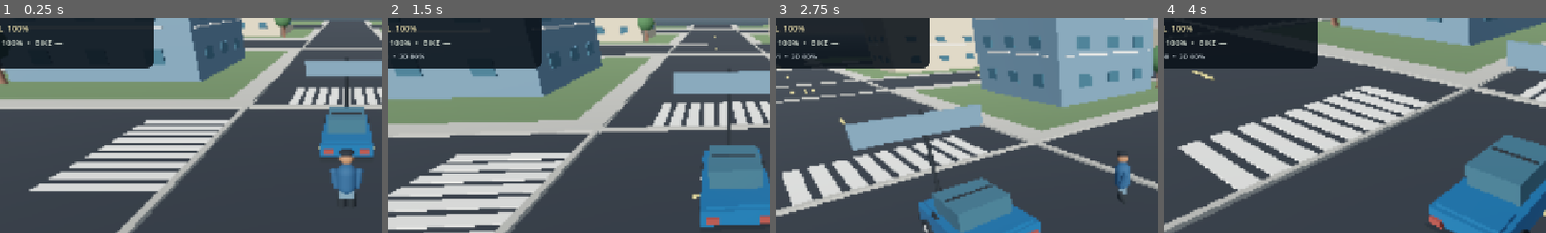
Above: before the commit, frames 1-4 (left to right).
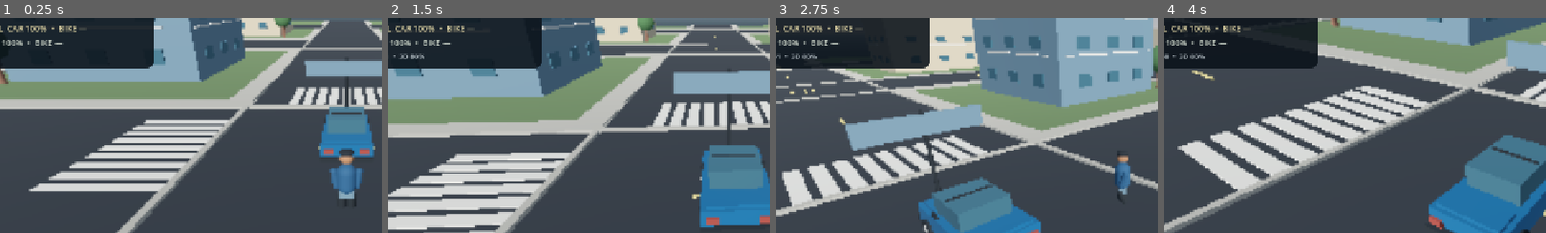
Above: after the commit, the same moments.

Repository: g82202773-coder/-blue-orbit-731
Game: Godot game, scene res://scenes/main.tscn
Same seed, same stepped clock (60 frames per second), same inputs: the game is played once before the commit and once after it.
Inputs (mouse positions are % of the whole screen's width and height, from its top left):
- Up to frame 1 (0.25 s): no input
- Up to frame 2 (1.5 s): move the mouse to (72, 45) at 0.52 s; hold D (move_right) 0.53-1.25 s; tap E (interact) at 0.6 s; click (72, 45) at 0.67 s; drag from (30, 55) to (45, 70) at 1.27 s
- Up to frame 3 (2.75 s): move the mouse to (60, 28) at 2.02 s; hold D (move_right) from 2.03 s (still down); tap E (interact) at 2.1 s
- Up to frame 4 (4 s): release D (move_right) at 2.75 s; drag from (45, 70) to (20, 35) at 2.77 s; move the mouse to (80, 65) at 3.52 s; hold A (move_left) from 3.53 s (still down); tap E (interact) at 3.6 s
The pictures show only the part of the screen within x 5-55%, y 18-68%; the shares and areas given below are measured in that part.

The runs differ from the first frame. In frame 1, 0.4% of the frame differs, in the area x 2-23%, y 3-7%; in frame 2, 0.4%; in frame 3, 0.4%; in frame 4, 0.4%.

Commit message:
Use separate vehicle tanks in driving refuelling and HUD

Diff:
--- a/scripts/main.gd
+++ b/scripts/main.gd
@@ -1464,9 +1464,9 @@
     var keyboard_throttle := float(Input.is_action_pressed("move_forward")) - float(Input.is_action_pressed("move_back"))
     var throttle := throttle_touch if absf(throttle_touch) > 0.01 else keyboard_throttle
     var bike_mode := active_vehicle_kind == "motorbike"
-    if GameState.fuel_percent <= 0.0:
+    if GameState.vehicle_fuel(active_vehicle_kind) <= 0.0:
         if not fuel_empty_notified:
-            _show_toast("Fuel empty. Open PHONE and refuel for ₹300.")
+            _show_toast("Fuel empty. Visit the F marker and refuel this vehicle.")
             fuel_empty_notified = true
         throttle = minf(throttle, 0.0)
         car_speed = move_toward(car_speed, 0.0, 18.0 * delta)
@@ -1504,7 +1504,7 @@
     GameState.set_player_position(player.global_position)
     GameState.set_vehicle_state(active_vehicle_kind, active_vehicle.global_position, active_vehicle.rotation.y, true)
     if absf(car_speed) > 0.5:
-        GameState.consume_fuel(delta * (0.08 + absf(car_speed) * 0.004))
+        GameState.consume_fuel(delta * (0.08 + absf(car_speed) * 0.004), active_vehicle_kind)
         GameState.consume_energy(delta * 0.0025)
         GameState.consume_vehicle_condition(active_vehicle_kind, delta * (0.004 + absf(car_speed) * 0.0002))
         _update_fuel_hud()
@@ -1768,7 +1768,8 @@
     if minf(car_distance, bike_distance) > 8.0:
         _show_toast("Park your car or motorbike beside a fuel pump first.")
         return
-    if GameState.refuel_vehicle():
+    var vehicle_kind: String = "motorbike" if bike_distance < car_distance else "car"
+    if GameState.refuel_vehicle(vehicle_kind):
         fuel_empty_notified = false
         _update_fuel_hud()
         _refresh_ui()
@@ -1868,7 +1869,8 @@
         bank_info.text = "Wallet: ₹%d\nBank: ₹%d\nOutstanding loan: ₹%d\nDaily interest: 2%%\nNet worth: ₹%d\n\nRECENT TRANSACTIONS\n%s" % [GameState.wallet, GameState.bank_balance, GameState.loan_balance, GameState.net_worth(), recent]
     if is_instance_valid(phone_info):
         var phone_bike_condition: String = "%d%%" % int(round(GameState.bike_condition_percent)) if GameState.bike_owned else "NOT OWNED"
-        phone_info.text = "Day %d  •  %s\nWallet ₹%d  •  Bank ₹%d\nLoan: ₹%d\nPlayer Level: %d  •  XP: %d / %d\nFuel: %d%%  •  Car: %d%%\nBike: %s  •  Hunger: %d%%\nEnergy: %d%%  •  Jobs: %d complete / %d failed\nRefuel at the F marker with a parked vehicle beside the pump; service vehicles nearby to restore condition." % [GameState.day_number, GameState.clock_text(), GameState.wallet, GameState.bank_balance, GameState.loan_balance, GameState.player_level, GameState.player_xp, GameState.xp_to_next_level(), int(round(GameState.fuel_percent)), int(round(GameState.car_condition_percent)), phone_bike_condition, int(round(GameState.hunger_percent)), int(round(GameState.energy_percent)), GameState.missions_completed, GameState.missions_failed]
+        var phone_bike_fuel: String = "%d%%" % int(round(GameState.bike_fuel_percent)) if GameState.bike_owned else "NOT OWNED"
+        phone_info.text = "Day %d  •  %s\nWallet ₹%d  •  Bank ₹%d\nLoan: ₹%d\nPlayer Level: %d  •  XP: %d / %d\nCar fuel: %d%%  •  Car condition: %d%%\nBike fuel: %s  •  Bike condition: %s\nHunger: %d%%  •  Energy: %d%%\nJobs: %d complete / %d failed\nEach vehicle has its own tank. Refuel at the F marker with it parked beside a pump." % [GameState.day_number, GameState.clock_text(), GameState.wallet, GameState.bank_balance, GameState.loan_balance, GameState.player_level, GameState.player_xp, GameState.xp_to_next_level(), int(round(GameState.car_fuel_percent)), int(round(GameState.car_condition_percent)), phone_bike_fuel, phone_bike_condition, int(round(GameState.hunger_percent)), int(round(GameState.energy_percent)), GameState.missions_completed, GameState.missions_failed]
     if is_instance_valid(job_info):
         if job_stage == 0:
             var courier_status: String = "AVAILABLE" if GameState.can_accept_job("Courier parcel") else "LOCKED • LEVEL 2"
@@ -1931,9 +1933,11 @@
     minimap_display.set("job_stage", job_stage)
 
 func _update_fuel_hud() -> void:
+    var selected_fuel: float = GameState.vehicle_fuel(active_vehicle_kind) if driving else GameState.car_fuel_percent
+    var bike_fuel_text: String = "%d%%" % int(round(GameState.bike_fuel_percent)) if GameState.bike_owned else "—"
     if is_instance_valid(fuel_label):
-        fuel_label.text = "FUEL  %d%%" % int(round(GameState.fuel_percent))
-        fuel_label.modulate = Color("#e4d8a7") if GameState.fuel_percent > 20.0 else Color("#e28b78")
+        fuel_label.text = "FUEL  CAR %d%%  •  BIKE %s" % [int(round(GameState.car_fuel_percent)), bike_fuel_text]
+        fuel_label.modulate = Color("#e4d8a7") if selected_fuel > 20.0 else Color("#e28b78")
     if is_instance_valid(condition_label):
         var bike_condition_text: String = "%d%%" % int(round(GameState.bike_condition_percent)) if GameState.bike_owned else "—"
         condition_label.text = "CAR %d%%  •  BIKE %s" % [int(round(GameState.car_condition_percent)), bike_condition_text]
